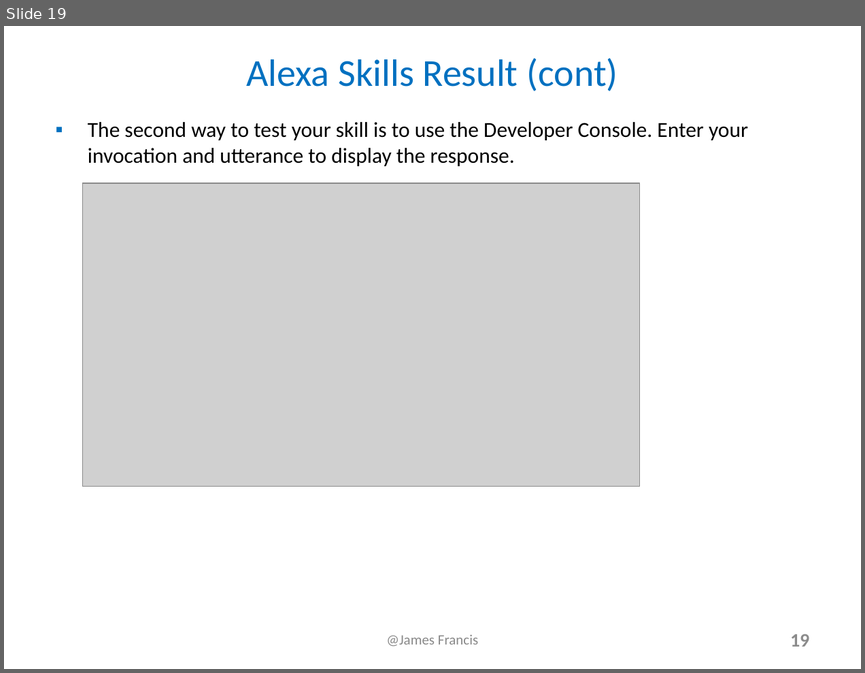
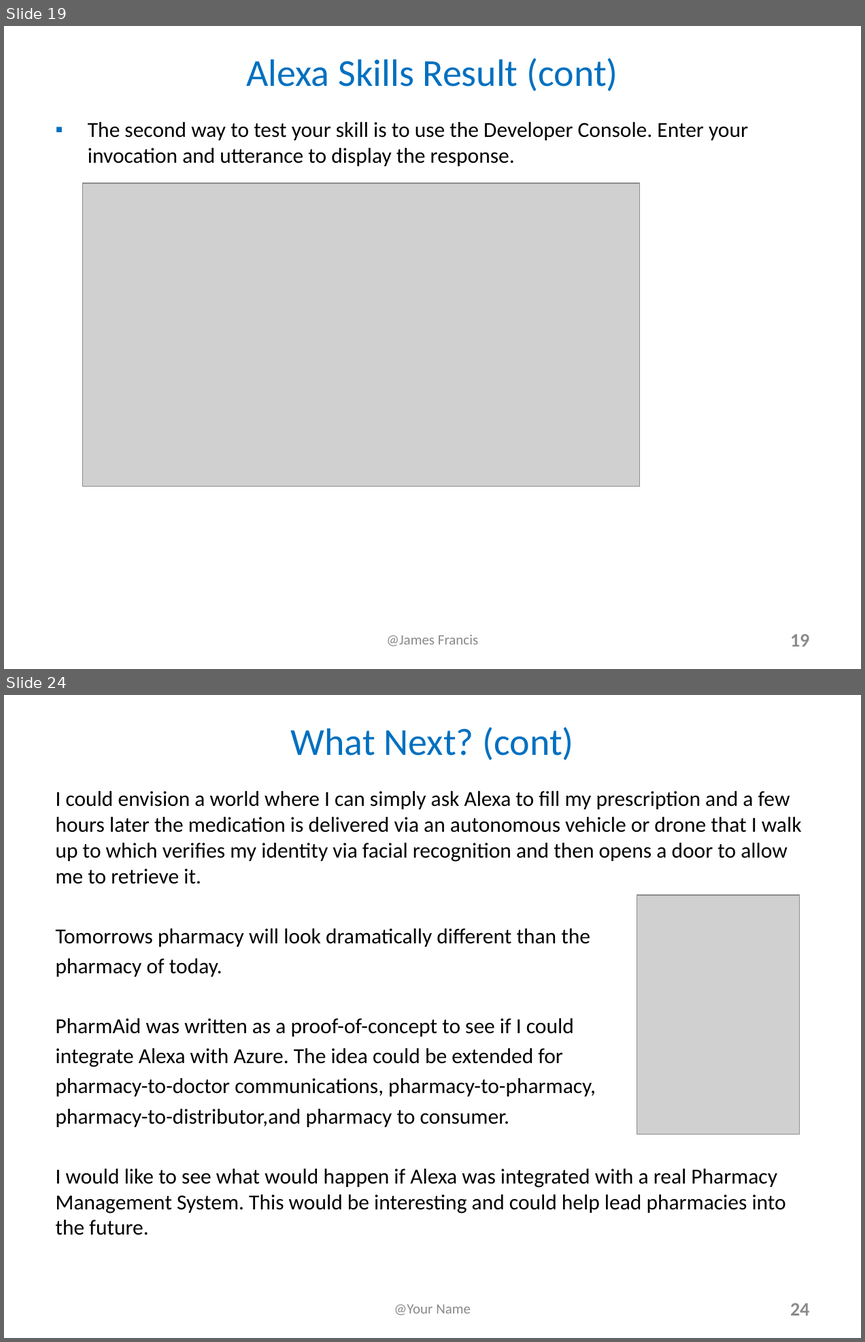
Before and after one commit to james-francis/DeepAzure-FinalProject, a slide deck: Alexa_JamesFrancis_Presentation.pptx. Shown one above the other, each under a label of ours: slide 19 before the commit, slides 19 and 24 after it; the slides between them are not shown. The pictures are 865x673 and 865x1342 pixels, drawn with LibreOffice and Linux fonts; fonts in the diff are those of the drawing; grey boxes stand for pictures. Boxes give left, top, right and bottom in pixels: in the first picture for what was removed or moved away, otherwise in the second. Text is boxed around its words. In the diff, an @@ line names an element or a change of style, - is before the commit and + after.

```diff
--- a/Alexa_JamesFrancis_Presentation.pptx
+++ b/Alexa_JamesFrancis_Presentation.pptx
@@ slide 24 added at (4,695,861,1338), background #FFFFFF @@
@@ title added at (291,727,573,760), 32 pt, text #0070C0 @@
+What Next? (cont)
@@ text added at (56,791,802,1235), 18 pt, text #000000 @@
+I could envision a world where I can simply ask Alexa to fill my prescription and a few hours later the medication is delivered via an autonomous vehicle or drone that I walk up to which verifies my identity via facial recognition and then opens a door to allow me to retrieve it.
+Tomorrows pharmacy will look dramatically different than the
+pharmacy of today.
+PharmAid was written as a proof-of-concept to see if I could
+integrate Alexa with Azure. The idea could be extended for
+pharmacy-to-doctor communications, pharmacy-to-pharmacy,
+pharmacy-to-distributor,and pharmacy to consumer.
+I would like to see what would happen if Alexa was integrated with a real Pharmacy Management System. This would be interesting and could help lead pharmacies into the future.
@@ picture added at (637,895,800,1134) @@
@@ text added at (394,1304,470,1315), 12 pt, text #898989 @@
+@Your Name
@@ page number added at (790,1303,809,1315), 16 pt, text #8C8C8C, bold @@
+24
```
Also in this commit, not shown: 3 slides changed, 3 other slides added, 1 other file.
